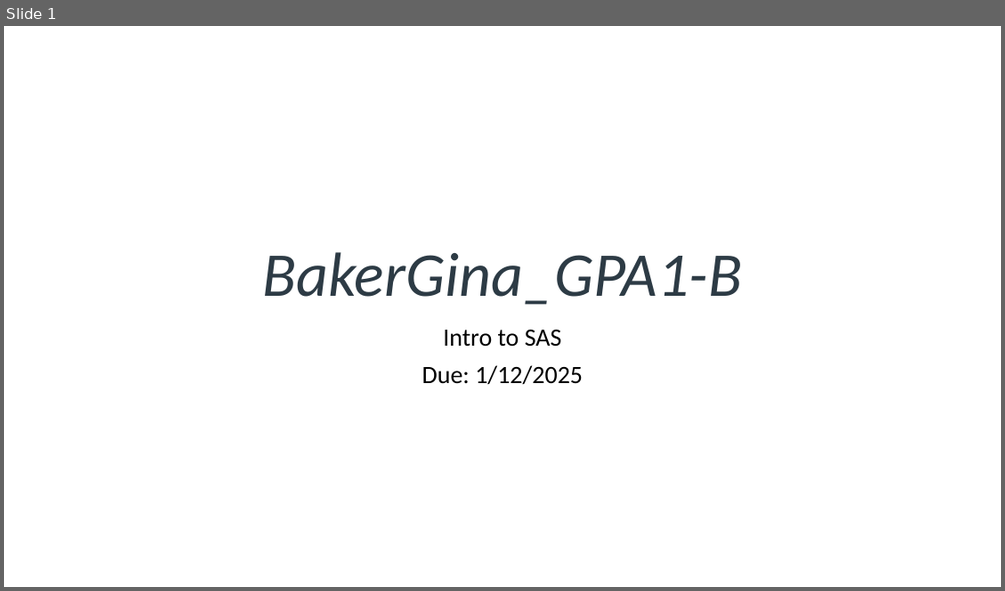
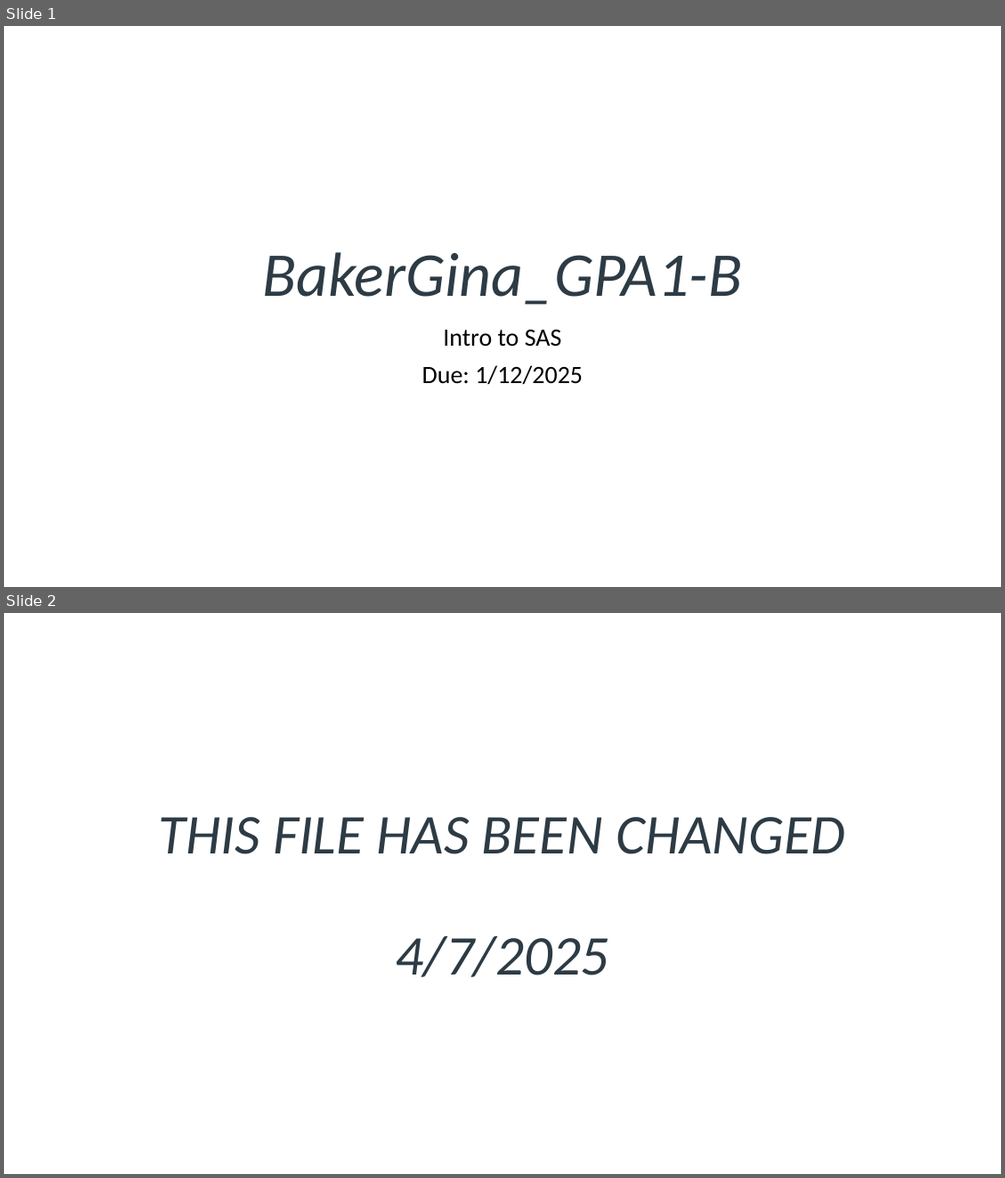
Before and after one commit to GinaBakerFSCJ/CTS2456C9Repo, a slide deck: BakerGina_GPA1-B.pptx. Shown one above the other, each under a label of ours: slide 1 before the commit, slides 1 and 2 after it. The pictures are 1005x591 and 1005x1178 pixels, drawn with LibreOffice and Linux fonts; fonts in the diff are those of the drawing. Boxes give left, top, right and bottom in pixels: in the first picture for what was removed or moved away, otherwise in the second. Text is boxed around its words. In the diff, an @@ line names an element or a change of style, - is before the commit and + after.

Commit message:
this is the changed file

```diff
--- a/BakerGina_GPA1-B.pptx
+++ b/BakerGina_GPA1-B.pptx
@@ slide 2 added at box(4, 613, 1001, 1174), background #FFFFFF @@
@@ title added at box(159, 817, 845, 977), 54 pt, text #2D3B45, italic @@
+THIS FILE HAS BEEN CHANGED
+4/7/2025
```
